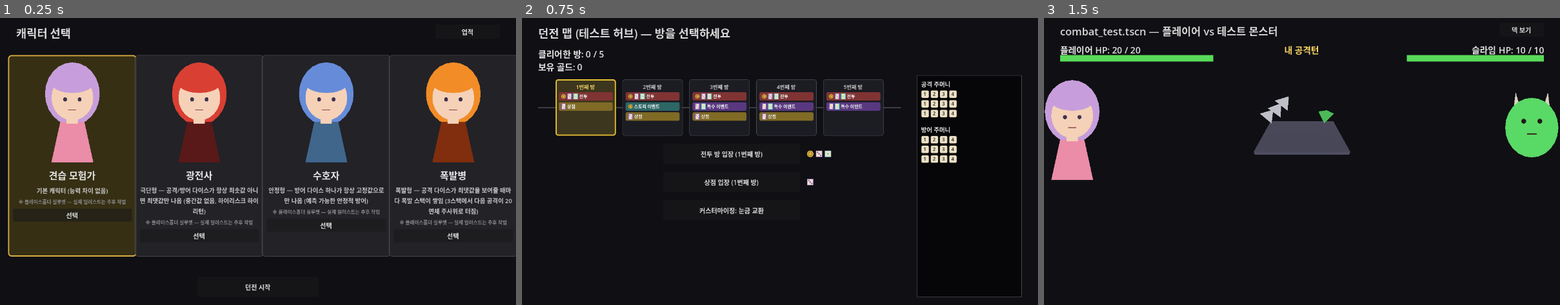
Above: before the commit, frames 1-3 (left to right).
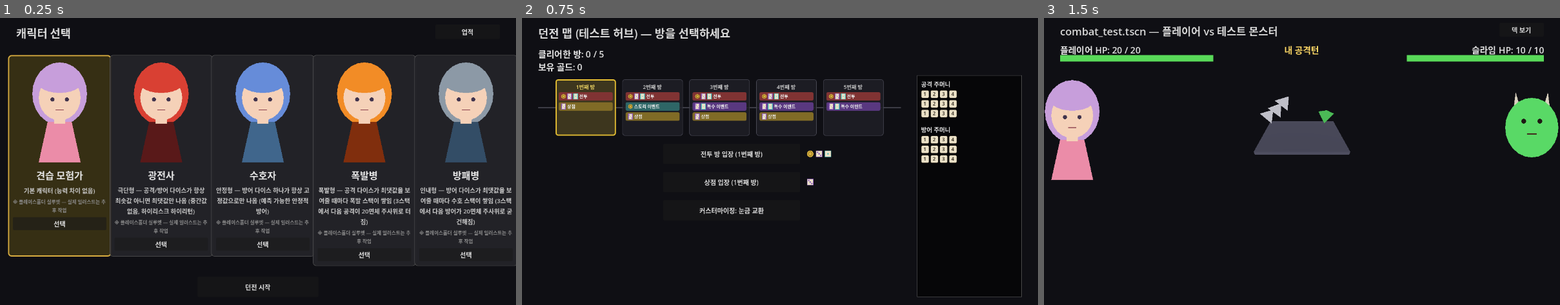
Above: after the commit, the same moments.

Repository: YGseok/ProjectD
Game: Godot game, scene res://code/scenes/character_select.tscn
Two runs of this game, one before a commit and one after it. Both use one fixed random seed, a clock stepped at 60 frames per second and the inputs below.
Inputs:
- Up to frame 1 (0.25 s): no input
- Up to frame 2 (0.75 s): click "던전 시작" at 0.5 s
- Up to frame 3 (1.5 s): click "전투 방 입장 (1번째 방)" at 1.25 s

The runs differ from the first frame. In frame 1, 24% of the frame differs, in the area x 2-100%, y 12-87%; in frame 2, nothing differs; in frame 3, nothing differs.

Commit message:
feat: 플레이어블 캐릭터 5번째 "방패병"(방어형 다이스 스택) 추가 ([대형 기획 1] 5/5종 완료)
폭발병(공격턴 최댓값 스택→D20)과 대칭 구조로 방어턴에 같은 메커니즘을 적용한
"방패병"을 다섯 번째 캐릭터로 추가. combat_test.gd의 _do_exchange() def_bag
선택 로직을 확장하고 player_guard_stacks/player_guard_pending 전투 중 상태를
신설. INBOX.md가 예시로 든 극단형/안정형/폭발형 3개는 이미 구현돼 있었고,
다섯 번째 컨셉은 AI가 제안. dice_test.gd 회귀 검증 2개 추가, QA 스크린샷으로
카드 5개 레이아웃/전투 로그/덱 패널 3개 화면 확인. STATUS/INBOX 문서 갱신 및
분량 관리(오래된 항목 archive로 이동).

Co-Authored-By: Claude Sonnet 5 <noreply@anthropic.com>

Diff:
--- a/code/scenes/character_select.gd
+++ b/code/scenes/character_select.gd
@@ -184,6 +184,11 @@
 	_on_card_selected("explosive")
 
 
+## QA 전용: "방패병" 카드를 고른 상태 검증용 (_debug_select_berserker와 같은 이유).
+func _debug_select_shieldbearer() -> void:
+	_on_card_selected("shieldbearer")
+
+
 ## QA 전용: "광전사"를 고른 채로 실제 던전 시작까지 이어지는 전체 경로를 한 번에
 ## 검증하기 위한 래퍼(선택 -> 시작 -> dungeon_map 전환까지, 실제 플레이와 동일 경로).
 ## 던전 맵의 "공격/방어 주머니" 패널에 1/4만 보이는지(force_min_max_faces 효과)로
@@ -209,6 +214,15 @@
 	_on_start_pressed()
 
 
+## QA 전용: "방패병"으로 던전 시작까지 이어지는 전체 경로 검증(_debug_start_run_as_berserker와
+## 같은 이유). guard_stack은 explosive_stack과 마찬가지로 정적 다이스 개조가 없어
+## 덱 패널에는 아무 차이가 안 보이는 게 정상 — 실제 효과는 combat_test.gd의 전투 중
+## 상태(_debug_show_guard_dice() 참고)로 확인해야 한다.
+func _debug_start_run_as_shieldbearer() -> void:
+	_on_card_selected("shieldbearer")
+	_on_start_pressed()
+
+
 ## QA 전용: 이전 QA 실행에서 남은 해금 상태가 섞이지 않도록 초기화한 뒤, 업적 하나를
 ## 미리 해금해 "잠김/해금" 두 상태가 동시에 보이는 화면을 스크린샷으로 검증한다.
 func _debug_show_achievements() -> void:
--- a/code/scenes/combat_test.gd
+++ b/code/scenes/combat_test.gd
@@ -122,6 +122,15 @@
 var player_explosive_pending := false
 const EXPLOSIVE_STACK_THRESHOLD := 3
 const EXPLOSIVE_DICE_SIDES := 20
+
+## "guard_stack" 캐릭터 기믹(플레이어블 캐릭터 "방패병") 전용 전투 중 상태 —
+## player_explosive_stacks/player_explosive_pending과 완전히 같은 구조를 플레이어
+## 방어턴(몬스터 공격턴)에 적용한 것. 플레이어 방어 다이스(RunState.player_defense_bag)가
+## 자기 최댓값 면을 GUARD_STACK_THRESHOLD번 보여주면 다음 방어 한 턴만 1D20으로 굴린다.
+var player_guard_stacks := 0
+var player_guard_pending := false
+const GUARD_STACK_THRESHOLD := 3
+const GUARD_DICE_SIDES := 20
 
 var battle_over := false
 var player_won := false
@@ -288,6 +297,8 @@
 	player_dice_gimmick = CharacterProfiles.get_profile(RunState.character_id).get("gimmick", "")
 	player_explosive_stacks = 0
 	player_explosive_pending = false
+	player_guard_stacks = 0
+	player_guard_pending = false
 
 	next_button.pressed.connect(_on_next_button_pressed)
 	deck_toggle_button.pressed.connect(_on_deck_toggle_pressed)
@@ -336,6 +347,7 @@
 	# used_anger_dice로 구분해 이 굴림 자체는 다시 스택을 쌓지 않게 함).
 	var used_anger_dice := false
 	var used_explosive_dice := false
+	var used_guard_dice := false
 	var atk_bag: DiceBag
 	if is_player_attacking:
 		if player_dice_gimmick == "explosive_stack" and player_explosive_pending:
@@ -348,7 +360,17 @@
 		used_anger_dice = true
 	else:
 		atk_bag = monster_attack_bag
-	var def_bag: DiceBag = monster_defense_bag if is_player_attacking else RunState.player_defense_bag
+	# "guard_stack" 기믹이 이전 플레이어 방어턴에 임계치를 채웠으면, 이번 플레이어
+	# 방어턴은 평소 RunState.player_defense_bag 대신 1D20 임시 주머니로 굴린다
+	# (explosive_stack의 atk_bag 분기와 완전히 대칭 구조).
+	var def_bag: DiceBag
+	if is_player_attacking:
+		def_bag = monster_defense_bag
+	elif player_dice_gimmick == "guard_stack" and player_guard_pending:
+		def_bag = DiceBag.new(GUARD_DICE_SIDES, 1)
+		used_guard_dice = true
+	else:
+		def_bag = RunState.player_defense_bag
 
 	turn_label.text = "내 공격턴" if is_player_attacking else "몬스터 공격턴 (내 방어턴)"
 
@@ -412,6 +434,20 @@
 				if player_explosive_stacks >= EXPLOSIVE_STACK_THRESHOLD:
 					player_explosive_pending = true
 					_append_log("폭발 직전! 다음 공격은 20면체 주사위로 터진다")
+
+	if not is_player_attacking and player_dice_gimmick == "guard_stack":
+		if used_guard_dice:
+			player_guard_stacks = 0
+			player_guard_pending = false
+			_append_log("수호 태세가 풀렸다 (수호 스택 초기화)")
+		else:
+			var guard_hits: int = RunState.player_defense_bag.count_max_rolls(def_values)
+			if guard_hits > 0:
+				player_guard_stacks += guard_hits
+				_append_log("수호 스택 +%d (%d/%d)" % [guard_hits, player_guard_stacks, GUARD_STACK_THRESHOLD])
+				if player_guard_stacks >= GUARD_STACK_THRESHOLD:
+					player_guard_pending = true
+					_append_log("수호 태세 완성! 다음 방어는 20면체 주사위로 굳건해진다")
 
 	_update_labels()
 
@@ -1067,6 +1103,27 @@
 	_update_labels()
 
 
+## GAME_QA_CALL 전용 — 플레이어 캐릭터 "방패병"의 guard_stack 기믹이 임계치에 도달해
+## 다음 플레이어 방어가 1D20으로 바뀌는 상태를 보여준다(_debug_show_explosive_dice()와
+## 완전히 같은 이유/패턴).
+func _debug_show_guard_dice() -> void:
+	player_dice_gimmick = "guard_stack"
+	player_guard_stacks = GUARD_STACK_THRESHOLD
+	player_guard_pending = true
+	_clear_dice()
+	var die := DieScene.instantiate()
+	die.sides = GUARD_DICE_SIDES
+	var material := _material_for_sides(GUARD_DICE_SIDES)
+	if material != null:
+		die.material = material
+	dice_root.add_child(die)
+	die.transform = Transform3D(Basis(), Vector3(1.4, 1.0, 0))
+	die.freeze = true
+	die.rotation = Vector3(0.5, 0.6, 0.0)
+	_append_log("수호 태세 완성! 다음 방어는 20면체 주사위로 굳건해진다")
+	_update_labels()
+
+
 ## QA 전용 래퍼 — 패배 시 표정(플레이어 분노, 몬스터 기쁨)을 스크린샷으로 확인하기
 ## 위함. randi() 기반 분노/슬픔 분기 중 "분노" 쪽을 강제로 보여준다.
 func _debug_show_defeat_expressions() -> void:
--- a/code/scenes/dice_test.gd
+++ b/code/scenes/dice_test.gd
@@ -1445,6 +1445,11 @@
 	lines.append("  get_profile(explosive).gimmick=%s (기대 explosive_stack) -> %s" % [
 		CharacterProfiles.get_profile("explosive")["gimmick"], "OK" if explosive_ok else "FAIL"
 	])
+	var shieldbearer_ok: bool = CharacterProfiles.get_profile("shieldbearer")["gimmick"] == "guard_stack"
+	ok = shieldbearer_ok and ok
+	lines.append("  get_profile(shieldbearer).gimmick=%s (기대 guard_stack) -> %s" % [
+		CharacterProfiles.get_profile("shieldbearer")["gimmick"], "OK" if shieldbearer_ok else "FAIL"
+	])
 	var fallback_empty_ok: bool = CharacterProfiles.get_profile("")["id"] == CharacterProfiles.PROFILES[0]["id"]
 	var fallback_unknown_ok: bool = CharacterProfiles.get_profile("no_such_id")["id"] == CharacterProfiles.PROFILES[0]["id"]
 	ok = fallback_empty_ok and fallback_unknown_ok and ok
@@ -1519,5 +1524,19 @@
 		RunState.character_id, explosive_bags_standard_ok, "OK" if (explosive_id_ok and explosive_bags_standard_ok) else "FAIL"
 	])
 
+	# "방패병"(guard_stack)도 explosive_stack과 마찬가지로 정적 다이스 개조가 없는
+	# 기믹 — reset_run()이 만든 새 주머니는 표준 D4x3 그대로여야 한다(같은 이유로 실제
+	# 스택 추적/D20 전환은 여기서 검증하지 않고 _debug_show_guard_dice()로 육안 확인).
+	RunState.reset_run("shieldbearer")
+	var shieldbearer_id_ok: bool = RunState.character_id == "shieldbearer"
+	var shieldbearer_bags_standard_ok: bool = (
+		RunState.player_attack_bag.dice[0] == PackedInt32Array([1, 2, 3, 4])
+		and RunState.player_defense_bag.dice[0] == PackedInt32Array([1, 2, 3, 4])
+	)
+	ok = shieldbearer_id_ok and shieldbearer_bags_standard_ok and ok
+	lines.append("  reset_run(shieldbearer): character_id=%s 공격/방어 주머니 표준 유지(정적 개조 없음)=%s -> %s" % [
+		RunState.character_id, shieldbearer_bags_standard_ok, "OK" if (shieldbearer_id_ok and shieldbearer_bags_standard_ok) else "FAIL"
+	])
+
 	RunState.reset_run(character_backup)
 	return ok
--- a/code/systems/character_profiles.gd
+++ b/code/systems/character_profiles.gd
@@ -11,18 +11,18 @@
 ## 주머니가 바뀌어도(add_die/replace_die 등) 재적용되지 않는다 — 시작 상태의 개성일
 ## 뿐, 게임 내내 강제되는 제약은 아니다.
 ##
-## 이번 조각은 5종 중 4종 구현(기존 1 + 신규 3). INBOX.md가 예시로 든 세 성격
+## 이번 조각으로 5종 전부 구현(기존 1 + 신규 4). INBOX.md가 예시로 든 세 성격
 ## (극단형/안정형/폭발형) 중 "폭발형"(분노 스택 — 몬스터 "고블린"처럼 매 턴 상태를
 ## 추적하고 턴 로직 자체를 바꿔야 함)은 combat_test.gd의 anger_stack 분기를 플레이어
 ## 공격턴에도 그대로 적용하는 방식(player_dice_gimmick/player_explosive_stacks/
-## player_explosive_pending, combat_test.gd 참고)으로 이번에 완성함 — 이 배열의
-## "gimmick" 필드만으로는 표현할 수 없어서(정적 다이스 개조가 아니라 매 턴 상태 추적이
-## 필요) run_state.gd._apply_character_gimmick()의 match 문에는 걸리지 않고, 대신
+## player_explosive_pending, combat_test.gd 참고)으로 완성했고, 다섯 번째 컨셉
+## "방패병"(guard_stack)은 같은 스택 추적 방식을 플레이어 방어턴에 대칭 적용해
+## 완성함(둘 다 정적 다이스 개조가 아니라 턴 상태 추적이 필요) —
+## run_state.gd._apply_character_gimmick()의 match 문에는 걸리지 않고, 대신
 ## combat_test.gd가 CharacterProfiles.get_profile(RunState.character_id)를 직접 읽어
-## "explosive_stack"일 때만 턴 로직에서 분기한다. 남은 1종(다섯 번째 컨셉)은 아직
-## 미정 — docs/STATUS.md 다음 할 일 큐에 남겨둠. 캐릭터 5종 각각의 이름/컨셉/기믹
-## 배정은 INBOX.md가 "AI가 제안해도 됨"이라고 허용한 것을 따름 — 사람이 다른
-## 이름/배정을 원하면 이 배열만 고치면 됨.
+## "explosive_stack"/"guard_stack"일 때만 턴 로직에서 분기한다. 캐릭터 5종 각각의
+## 이름/컨셉/기믹 배정은 INBOX.md가 "AI가 제안해도 됨"이라고 허용한 것을 따름 —
+## 사람이 다른 이름/배정을 원하면 이 배열만 고치면 됨.
 ##
 ## "gimmick" 필드 값:
 ##   ""              : 기믹 없음 (기존 "견습 모험가")
@@ -34,6 +34,10 @@
 ##                     공격 다이스가 최댓값 면을 보여줄 때마다 combat_test.gd가 전투 중
 ##                     상태로 스택을 쌓고, 3스택에서 다음 공격 한 턴만 1D20으로 굴림
 ##                     (몬스터 "고블린"의 anger_stack과 같은 메커니즘, 플레이어 공격턴에 적용)
+##   "guard_stack"   : 정적 다이스 개조 없음(explosive_stack과 동일) — 대신 방어 다이스가
+##                     최댓값 면을 보여줄 때마다 combat_test.gd가 전투 중 상태로 스택을
+##                     쌓고, 3스택에서 다음 방어 한 턴만 1D20으로 굴림 (explosive_stack과
+##                     완전히 같은 메커니즘을 플레이어 방어턴에 대칭 적용)
 const PROFILES := [
 	{
 		"id": "novice",
@@ -67,6 +71,14 @@
 		"hair_color": Color(0.95, 0.55, 0.15),
 		"dress_color": Color(0.5, 0.18, 0.05),
 	},
+	{
+		"id": "shieldbearer",
+		"name": "방패병",
+		"desc": "인내형 — 방어 다이스가 최댓값을 보여줄 때마다 수호 스택이 쌓임 (3스택에서 다음 방어가 20면체 주사위로 굳건해짐)",
+		"gimmick": "guard_stack",
+		"hair_color": Color(0.55, 0.6, 0.65),
+		"dress_color": Color(0.2, 0.3, 0.4),
+	},
 ]
 
 
--- a/code/systems/run_state.gd
+++ b/code/systems/run_state.gd
@@ -77,10 +77,11 @@
 
 ## character_id에 해당하는 프로필의 시작 다이스 기믹을 새로 만든 주머니에 한 번만
 ## 적용한다(몬스터 기믹과 같은 "정적 적용" 방식 — combat_test.gd _ready() 참고).
-## "explosive_stack"(폭발병)은 여기서 다룰 정적 다이스 개조가 없어(면 값을 바꾸는 게
-## 아니라 전투 중 턴마다 스택을 추적하는 방식) 아래 match에 걸리지 않고 그대로
-## "_: pass"로 빠진다 — 실제 적용은 combat_test.gd가 CharacterProfiles.get_profile()을
-## 직접 읽어서 처리한다(character_profiles.gd 클래스 주석 참고).
+## "explosive_stack"(폭발병)/"guard_stack"(방패병)은 여기서 다룰 정적 다이스 개조가
+## 없어(면 값을 바꾸는 게 아니라 전투 중 턴마다 스택을 추적하는 방식) 아래 match에
+## 걸리지 않고 그대로 "_: pass"로 빠진다 — 실제 적용은 combat_test.gd가
+## CharacterProfiles.get_profile()을 직접 읽어서 처리한다(character_profiles.gd
+## 클래스 주석 참고).
 func _apply_character_gimmick() -> void:
 	var profile := CharacterProfiles.get_profile(character_id)
 	match profile.get("gimmick", ""):
Not shown, changed: docs/INBOX_ARCHIVE.md
Not shown, changed: docs/STATUS.md
Not shown, changed: docs/STATUS_ARCHIVE.md
Not shown, changed: docs/feedback/INBOX.md
